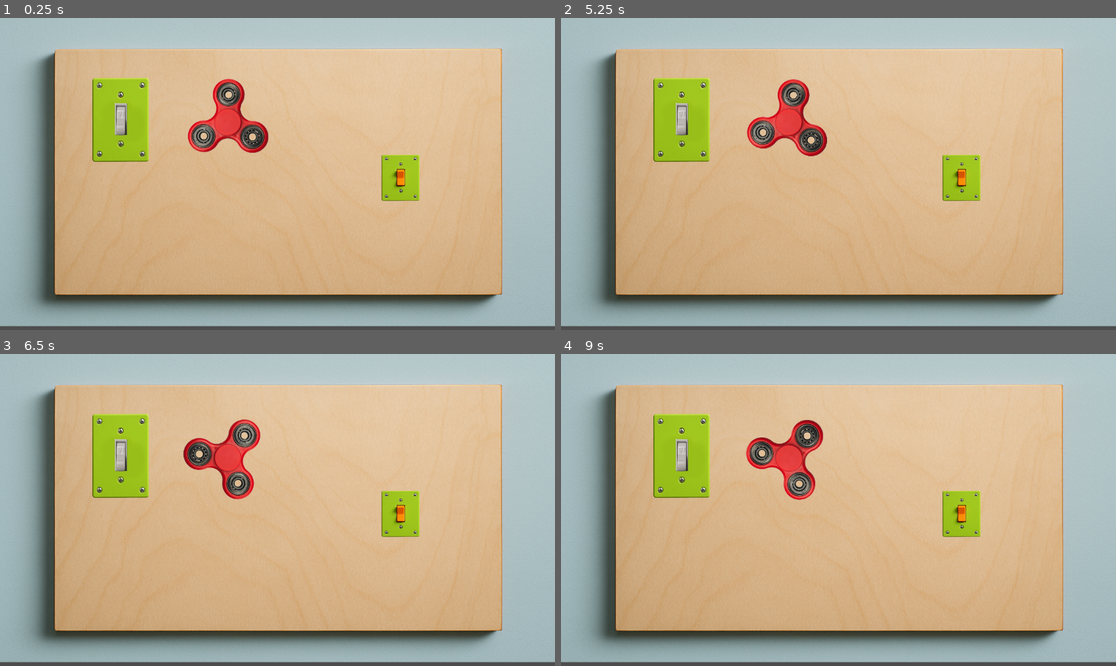
Above: before the commit, frames 1-4 (two rows, left to right).
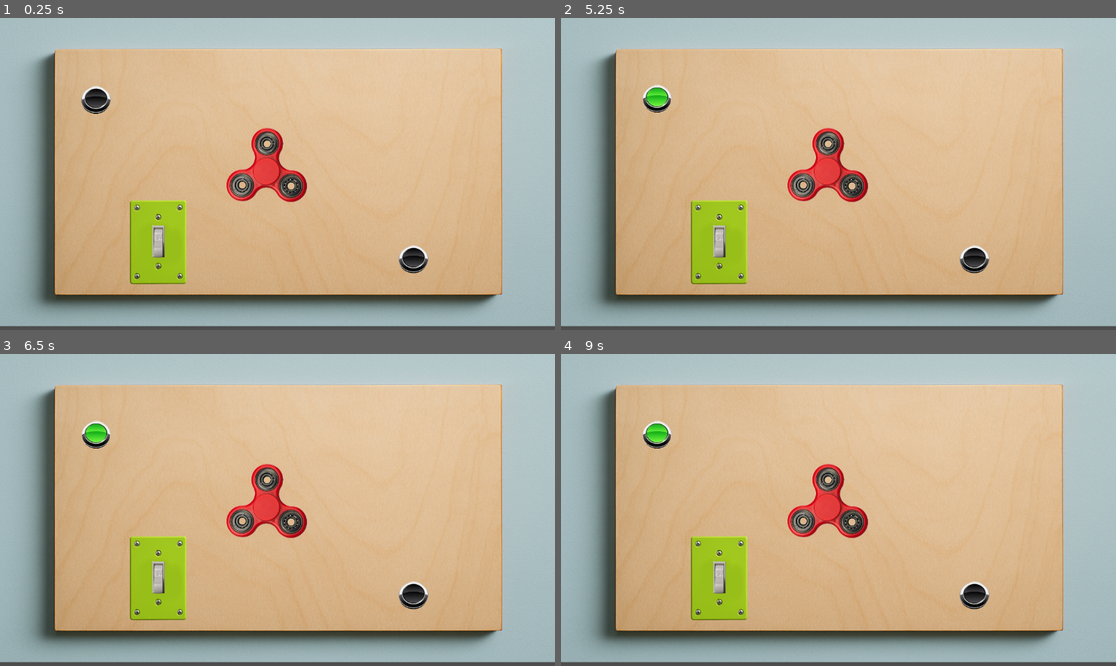
Above: after the commit, the same moments.

Repository: Vivi3Coder/Sensory-Fidget-Board
Game: Godot game, scene res://main_screen.tscn
Same seed, same stepped clock (60 frames per second), same inputs: the game is played once before the commit and once after it.
Inputs (mouse positions are in pixels of both pictures, inside the frame that each line leads up to):
- Up to frame 1 (0.25 s): no input
- Up to frame 2 (5.25 s): click (655, 99) at 0.52 s; click (960, 177) at 1.27 s; click (960, 177) at 2.02 s; click (655, 99) at 2.77 s; click (960, 177) at 3.52 s; click (655, 99) at 4.27 s; tap Enter at 5 s; move the mouse to (788, 120) at 5.02 s; click (788, 120) at 5.17 s
- Up to frame 3 (6.5 s): move the mouse to (166, 525) at 5.77 s; click (166, 525) at 5.92 s
- Up to frame 4 (9 s): move the mouse to (894, 441) at 6.52 s; click (894, 441) at 6.67 s; move the mouse to (810, 572) at 7.27 s; click (810, 572) at 7.42 s; move the mouse to (1005, 556) at 8.02 s; click (1005, 556) at 8.17 s; move the mouse to (672, 463) at 8.77 s; click (672, 463) at 8.92 s

The runs differ from the first frame. In frame 1, 10% of the frame differs, in the area x 14-78%, y 19-86%; in frame 2, 10%; in frame 3, 11%; in frame 4, 11%.

Commit message:
Added rainbow color changing button and a click sound effect for it.

Diff:
--- /dev/null
+++ b/Buttons/rainbow_button.gd
@@ -0,0 +1,24 @@
+extends Node2D
+
+var buttons = []
+var current_index = 0
+
+@onready var click_sound: AudioStreamPlayer = $ClickSound
+
+func _ready() -> void:
+	var nodes = self.get_children()
+	for node in nodes:
+		if node is Sprite2D:
+			buttons.append(node)
+			node.hide()
+
+	buttons[0].show()
+
+func _on_button_pressed() -> void:
+	click_sound.play()
+
+	buttons[current_index].hide()
+	current_index += 1
+	if current_index >= 9:
+		current_index = 0
+	buttons[current_index].show()
--- /dev/null
+++ b/Buttons/rainbow_button.tscn
@@ -0,0 +1,79 @@
+[gd_scene load_steps=17 format=3 uid="uid://cpdb3v33d7wy2"]
+
+[ext_resource type="Script" uid="uid://cjyhae7gvxl21" path="res://Buttons/rainbow_button.gd" id="1_k5bjb"]
+[ext_resource type="Texture2D" uid="uid://cjksf7ytjky51" path="res://Buttons/black_button.png" id="1_yjmhy"]
+[ext_resource type="Texture2D" uid="uid://vuh2ruaxv2c5" path="res://Buttons/red_button.png" id="2_k5bjb"]
+[ext_resource type="AudioStream" uid="uid://bp2lkju7yc5j7" path="res://Buttons/Click.wav" id="2_t7pnh"]
+[ext_resource type="Texture2D" uid="uid://c1smxf4i4k05c" path="res://Buttons/orange_button.png" id="3_t7pnh"]
+[ext_resource type="Texture2D" uid="uid://yktugaydmug3" path="res://Buttons/yellow_button.png" id="4_pto4r"]
+[ext_resource type="Texture2D" uid="uid://ctbakw8gn22p8" path="res://Buttons/green_button.png" id="5_o4d6k"]
+[ext_resource type="Texture2D" uid="uid://duohtbsshcaoe" path="res://Buttons/light_blue_button.png" id="6_asptf"]
+[ext_resource type="Texture2D" uid="uid://cpa6lss1tghol" path="res://Buttons/dark_blue_button.png" id="7_7irhu"]
+[ext_resource type="Texture2D" uid="uid://c6dv4cijj48cp" path="res://Buttons/purple_button.png" id="8_2erv5"]
+[ext_resource type="Texture2D" uid="uid://q5yrrq3lgq08" path="res://Buttons/gray_button.png" id="9_cg4oy"]
+
+[sub_resource type="StyleBoxEmpty" id="StyleBoxEmpty_k5bjb"]
+
+[sub_resource type="StyleBoxEmpty" id="StyleBoxEmpty_t7pnh"]
+
+[sub_resource type="StyleBoxEmpty" id="StyleBoxEmpty_pto4r"]
+
+[sub_resource type="StyleBoxEmpty" id="StyleBoxEmpty_o4d6k"]
+
+[sub_resource type="StyleBoxEmpty" id="StyleBoxEmpty_asptf"]
+
+[node name="RainbowButton" type="Node2D"]
+script = ExtResource("1_k5bjb")
+
+[node name="ClickSound" type="AudioStreamPlayer" parent="."]
+stream = ExtResource("2_t7pnh")
+
+[node name="BlackButton" type="Sprite2D" parent="."]
+position = Vector2(-2, -1.5)
+texture = ExtResource("1_yjmhy")
+
+[node name="RedButton" type="Sprite2D" parent="."]
+position = Vector2(-2, 3.5)
+texture = ExtResource("2_k5bjb")
+
+[node name="OrangeButton" type="Sprite2D" parent="."]
+position = Vector2(-2, 3.5)
+scale = Vector2(1, 1.03333)
+texture = ExtResource("3_t7pnh")
+
+[node name="YellowButton" type="Sprite2D" parent="."]
+position = Vector2(-1, -3.5)
+texture = ExtResource("4_pto4r")
+
+[node name="GreenButton" type="Sprite2D" parent="."]
+position = Vector2(-4, 3.5)
+texture = ExtResource("5_o4d6k")
+
+[node name="LightBlueButton" type="Sprite2D" parent="."]
+position = Vector2(0, 3.5)
+texture = ExtResource("6_asptf")
+
+[node name="DarkBlueButton" type="Sprite2D" parent="."]
+position = Vector2(-1, 3.5)
+texture = ExtResource("7_7irhu")
+
+[node name="PurpleButton" type="Sprite2D" parent="."]
+position = Vector2(1, 3.5)
+texture = ExtResource("8_2erv5")
+
+[node name="GrayButton" type="Sprite2D" parent="."]
+position = Vector2(-2, 2.5)
+texture = ExtResource("9_cg4oy")
+
+[node name="Button" type="Button" parent="."]
+offset_left = -31.0
+offset_top = -27.0
+offset_right = 30.0
+offset_bottom = 30.0
+theme_override_styles/focus = SubResource("StyleBoxEmpty_k5bjb")
+theme_override_styles/hover_pressed = SubResource("StyleBoxEmpty_t7pnh")
+theme_override_styles/hover = SubResource("StyleBoxEmpty_pto4r")
+theme_override_styles/pressed = SubResource("StyleBoxEmpty_o4d6k")
+theme_override_styles/normal = SubResource("StyleBoxEmpty_asptf")
+
+[connection signal="pressed" from="Button" to="." method="_on_button_pressed"]
--- a/main_screen.tscn
+++ b/main_screen.tscn
@@ -8,6 +8,7 @@
 [ext_resource type="AudioStream" uid="uid://h8idif0mptim" path="res://Light Switch/light_switch_on.mp3" id="4_ue4rx"]
 [ext_resource type="AudioStream" uid="uid://dp2611llp4fel" path="res://Light Switch/light_switch_off.mp3" id="5_sjiej"]
 [ext_resource type="Script" uid="uid://c31ytq03id6qp" path="res://Fidget Spinner/fidget_spinner.gd" id="8_4sv2p"]
+[ext_resource type="PackedScene" uid="uid://cpdb3v33d7wy2" path="res://Buttons/rainbow_button.tscn" id="8_sj757"]
 [ext_resource type="Texture2D" uid="uid://bb3o5h7g5t6a1" path="res://Fidget Spinner/Fidget_Spinner.png" id="8_sjiej"]
 [ext_resource type="AudioStream" uid="uid://dvj4kyxqa8b1n" path="res://Fidget Spinner/fidget_spinner_click.wav" id="10_0osx7"]
 [ext_resource type="AudioStream" uid="uid://bulbyln1a7ygq" path="res://Fidget Spinner/New spinning effect.wav" id="11_62wn8"]
@@ -42,7 +43,7 @@
 metadata/_edit_lock_ = true
 
 [node name="LightSwitch" type="Sprite2D" parent="."]
-position = Vector2(251, 212)
+position = Vector2(329, 466)
 scale = Vector2(0.404615, 0.439136)
 texture = ExtResource("2_4sclt")
 script = ExtResource("3_4sclt")
@@ -65,11 +66,12 @@
 stream = ExtResource("5_sjiej")
 
 [node name="CheckButton" type="Button" parent="."]
+visible = false
 layout_mode = 0
-offset_left = 764.0
-offset_top = 272.0
-offset_right = 908.0
-offset_bottom = 404.0
+offset_left = 517.0
+offset_top = 244.0
+offset_right = 661.0
+offset_bottom = 376.0
 scale = Vector2(0.944377, 0.911165)
 theme_override_styles/focus = SubResource("StyleBoxEmpty_7a4el")
 theme_override_styles/hover_pressed = SubResource("StyleBoxTexture_7a4el")
@@ -78,13 +80,20 @@
 theme_override_styles/normal = SubResource("StyleBoxTexture_kwhh3")
 toggle_mode = true
 
+[node name="RainbowButton" parent="." instance=ExtResource("8_sj757")]
+position = Vector2(200, 167)
+
+[node name="RainbowButton2" parent="." instance=ExtResource("8_sj757")]
+position = Vector2(859, 498)
+
 [node name="FidgetSpinner" type="RigidBody2D" parent="."]
-position = Vector2(473, 216)
+position = Vector2(553, 318)
 input_pickable = true
 gravity_scale = 0.0
 angular_damp_mode = 1
 angular_damp = 0.5
 script = ExtResource("8_4sv2p")
+metadata/_edit_group_ = true
 
 [node name="CollisionShape2D" type="CollisionShape2D" parent="FidgetSpinner"]
 shape = SubResource("CircleShape2D_4sv2p")
Not shown, added: Buttons/Click.wav.import
Binary file removed: Buttons/Screenshot 2025-06-05 171653.png
Binary file removed: Buttons/Screenshot 2025-06-05 171712.png
Binary file removed: Buttons/Screenshot 2025-06-05 171729.png
Binary file removed: Buttons/Screenshot 2025-06-05 171738.png
Binary file removed: Buttons/Screenshot 2025-06-05 171746.png
Binary file removed: Buttons/Screenshot 2025-06-05 171755.png
Binary file removed: Buttons/Screenshot 2025-06-05 171807.png
Binary file removed: Buttons/Screenshot 2025-06-05 171816.png
Binary file removed: Buttons/Screenshot 2025-06-05 171824.png
Binary file added: Buttons/black_button.png
Not shown, changed: Buttons/black_button.png.import
(and 19 more such lines)
